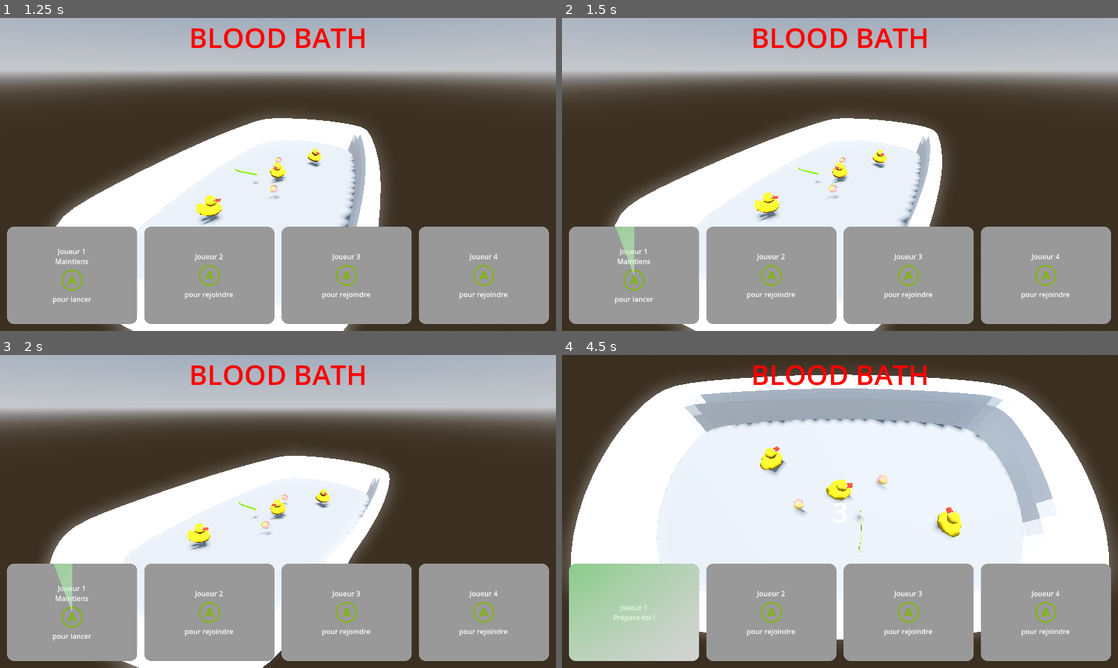
Above: before the commit, frames 1-4 (two rows, left to right).
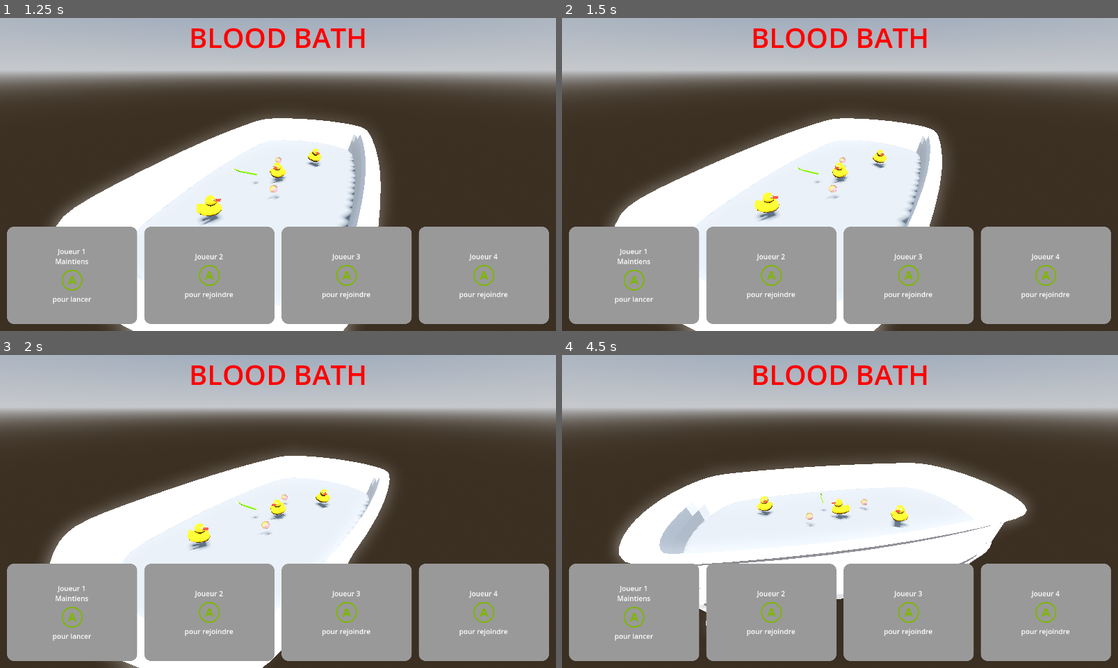
Above: after the commit, the same moments.

Repository: Gr0minet/ggj2025
Game: Godot game, scene res://scenes/test_all.tscn
Same seed, same stepped clock (60 frames per second), same inputs: the game is played once before the commit and once after it. This scene is started directly instead of the project's main scene.
Inputs:
- Up to frame 1 (1.25 s): hold J (join_game) from 0.53 s (still down); tap G (jump) at 0.77 s
- Up to frame 2 (1.5 s): release J (join_game) at 1.28 s; tap J (join_game) at 1.35 s
- Up to frame 3 (2 s): tap G (jump) at 1.52 s
- Up to frame 4 (4.5 s): hold J (join_game) 2.03-2.78 s; tap 1 at 2.1 s; tap 2 at 2.85 s; tap G (jump) at 3.02, 3.77 s; tap J (join_game) at 3.05 s; hold J (join_game) 3.53-4.28 s; tap 3 at 3.6 s; tap 4 at 4.35 s

Frame 1 is identical in both runs. In frame 2, 0.3% of the frame differs, in the area x 9-13%, y 66-82%; in frame 3, 0.3%; in frame 4, 53%, in the area x 0-100%, y 0-98%.

Commit message:
Fix get ready menu
Signed-off-by: m09 <142691+m09@users.noreply.github.com>

Diff:
--- a/godot/menu/player_join.gd
+++ b/godot/menu/player_join.gd
@@ -42,6 +42,7 @@
 Maintiens
 [img]res://assets/xbox_button_color_a_outline.png[/img]
 pour lancer[/center]"
+	progress_bar_reset()
 
 
 func launching() -> void:
@@ -52,7 +53,7 @@
 	current_state = State.LAUNCHED
 	rich_text_label.text = "[center]Joueur " + str(player_id + 1) + "
 Prépare-toi !"
-	progress_bar_reset()
+	progress_bar.set_value_no_signal(100.0)
 
 
 func _process(delta: float) -> void:
@@ -61,7 +62,8 @@
 		if new_value >= 100:
 			launched()
 			request_game_start_by.emit(player_id)
-		progress_bar.set_value_no_signal(new_value)
+		else:
+			progress_bar.set_value_no_signal(new_value)
 
 
 func _unhandled_input(event: InputEvent) -> void:
